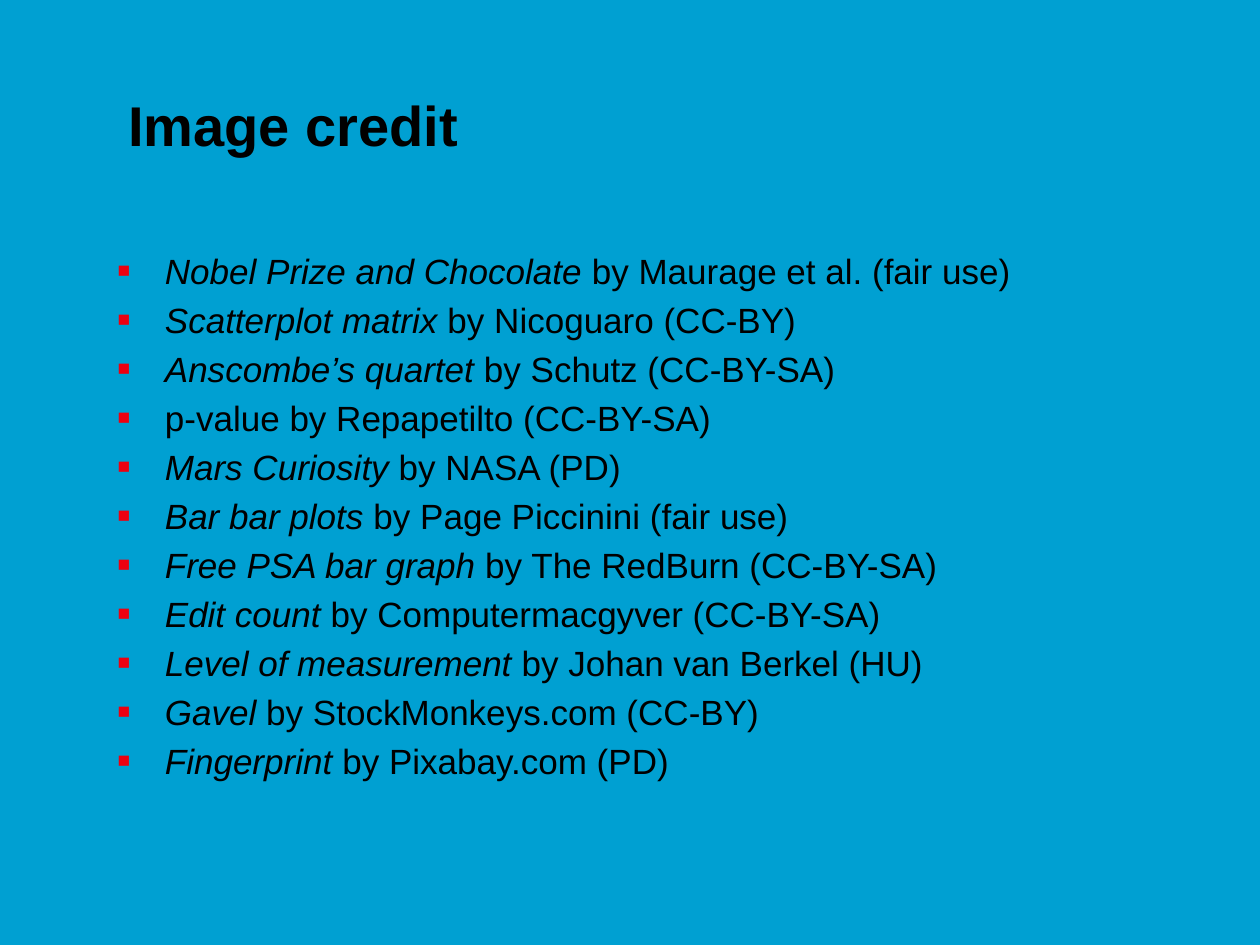
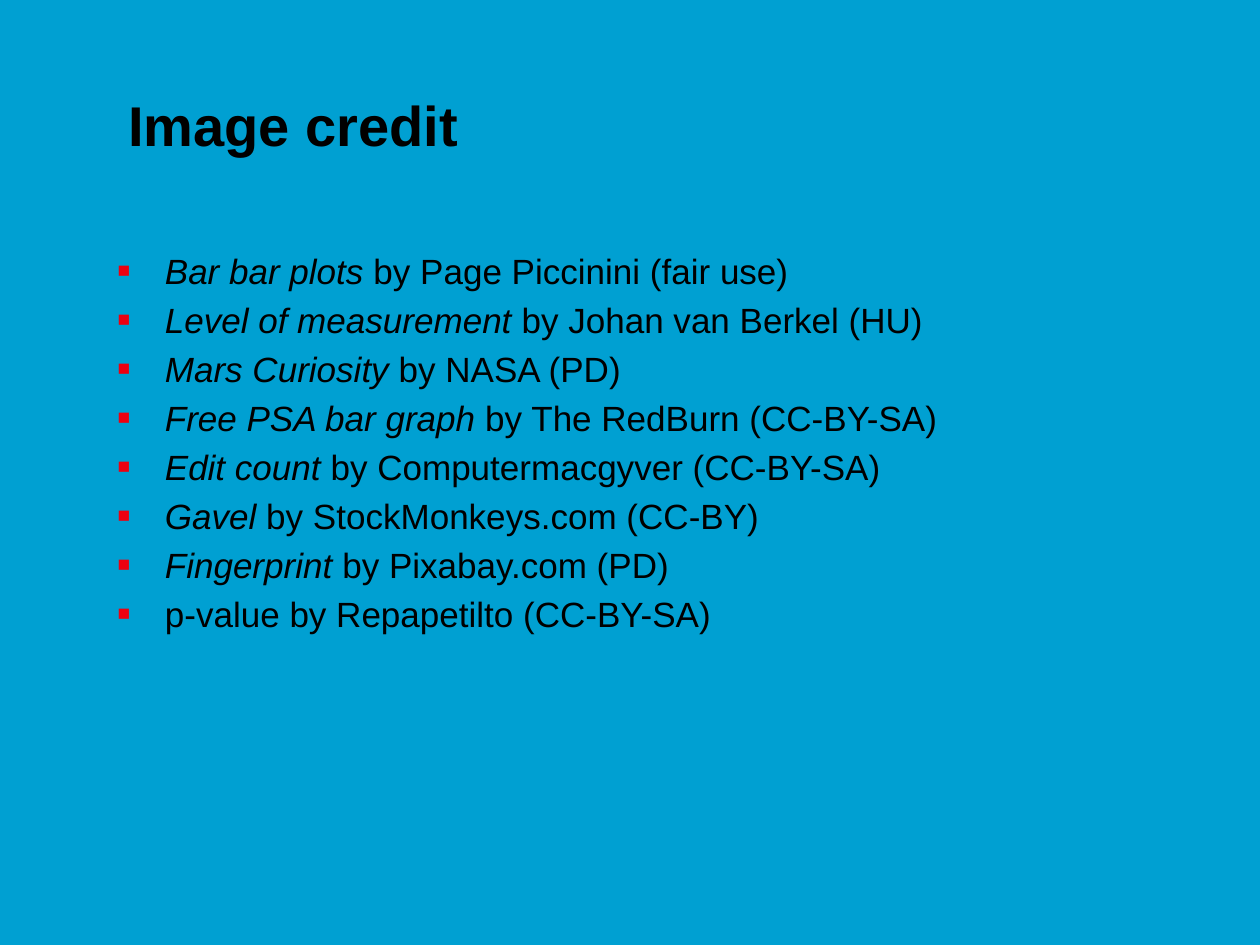
Before and after one commit to jonasmoons/data-driven-learning, a slide deck: slide 29 of slides/ddl-w4l2.pptx (slide 36 before the commit). Drawn at 1260x945 pixels with LibreOffice and Linux fonts; fonts in the diff are those of the drawing; background and template pictures are left out. Boxes give left, top, right and bottom in pixels: in the first picture for what was removed or moved away, otherwise in the second. Text is boxed around its words. In the diff, an @@ line names an element or a change of style, - is before the commit and + after.

```diff
--- a/slides/ddl-w4l2.pptx
+++ b/slides/ddl-w4l2.pptx
@@ text at <box>165,258,923,339</box>: text changed @@
-■ Nobel Prize and Chocolate by Maurage et al. (fair use)
-■ Scatterplot matrix by Nicoguaro (CC-BY)
-■ Anscombe’s quartet by Schutz (CC-BY-SA)
-■ p-value by Repapetilto (CC-BY-SA)
+■ Bar bar plots by Page Piccinini (fair use)
+■ Level of measurement by Johan van Berkel (HU)
@@ text at <box>165,503,788,536</box>: paragraph removed @@
-■ Bar bar plots by Page Piccinini (fair use)
@@ text at <box>165,601,711,634</box>: paragraph added @@
+■ p-value by Repapetilto (CC-BY-SA)
@@ text at <box>165,650,923,683</box>: paragraph removed @@
-■ Level of measurement by Johan van Berkel (HU)
```
Also in this commit, not shown: 2 other slides changed, 7 slides removed, 6 other files.
